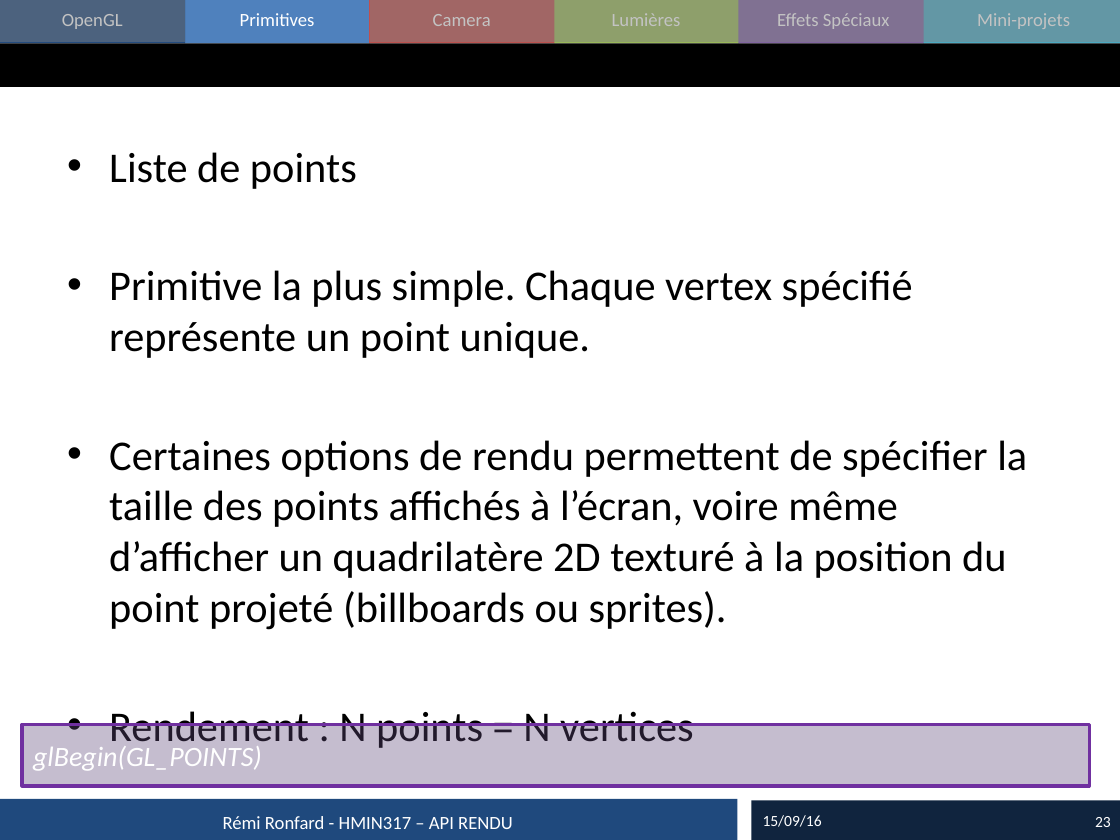
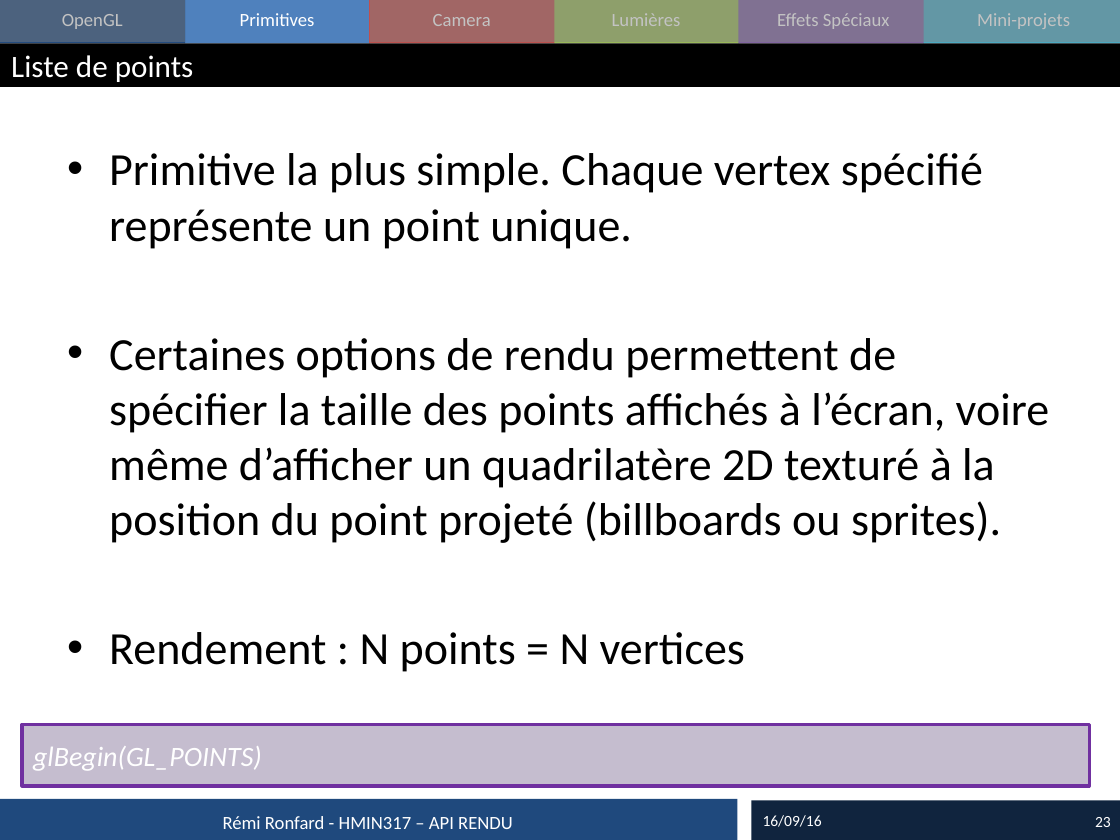
Before and after one commit to master-imagina/hmin317, a slide deck: slide 23 of cours/2016_01_Rendu.pptx. Drawn at 1120x840 pixels with LibreOffice and Linux fonts; fonts in the diff are those of the drawing. Boxes give left, top, right and bottom in pixels: in the first picture for what was removed or moved away, otherwise in the second. Text is boxed around its words. In the diff, an @@ line names an element or a change of style, - is before the commit and + after.

```diff
--- a/cours/2016_01_Rendu.pptx
+++ b/cours/2016_01_Rendu.pptx
@@ title added at [11, 55, 194, 82], 20 pt, text #FFFFFF @@
+Liste de points
@@ text "Primitive la plus simple. Chaque ..." at [109, 153, 1050, 672]: size 27.2 to 29.6 pt @@
@@ text at [109, 152, 357, 189]: paragraph removed @@
-• Liste de points
@@ text at [763, 815, 822, 827]: text changed @@
-15/09/16
+16/09/16
```
Also in this commit, not shown: 19 other slides changed, 1 slide added, 3 other files.
